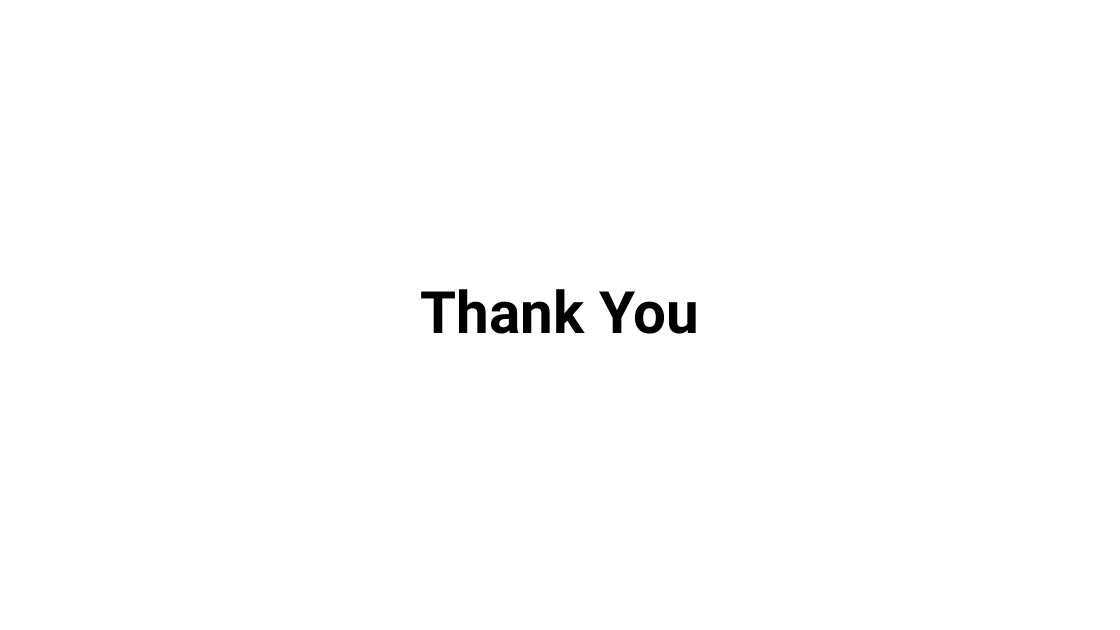
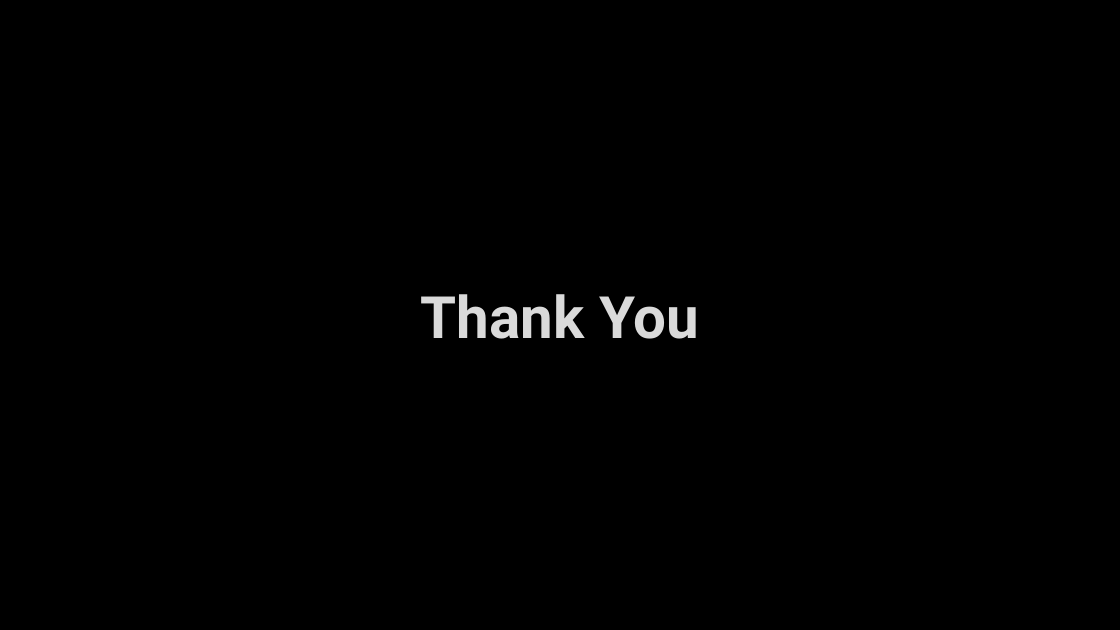
Before and after one commit to Vijaiey88/Scifor_Technologies_Work, a slide deck: slide 11 of Project1/Expense_tracker/Project1.pptx (slide 10 before the commit). Drawn at 1120x630 pixels with LibreOffice and Linux fonts; fonts in the diff are those of the drawing; background and template pictures are left out. Boxes give left, top, right and bottom in pixels: in the first picture for what was removed or moved away, otherwise in the second. Text is boxed around its words. In the diff, an @@ line names an element or a change of style, - is before the commit and + after.

```diff
--- a/Project1/Expense_tracker/Project1.pptx
+++ b/Project1/Expense_tracker/Project1.pptx
@@ background #FFFFFF to picture (left out) @@
@@ title "Thank You" at (x1=421, y1=294, x2=699, y2=339): text colour #000000 to #DADADA, letter outline none to #404040 0.75 pt; line spacing 0.9 to 1 @@
```
Also in this commit, not shown: 9 other slides changed, 1 slide added.
